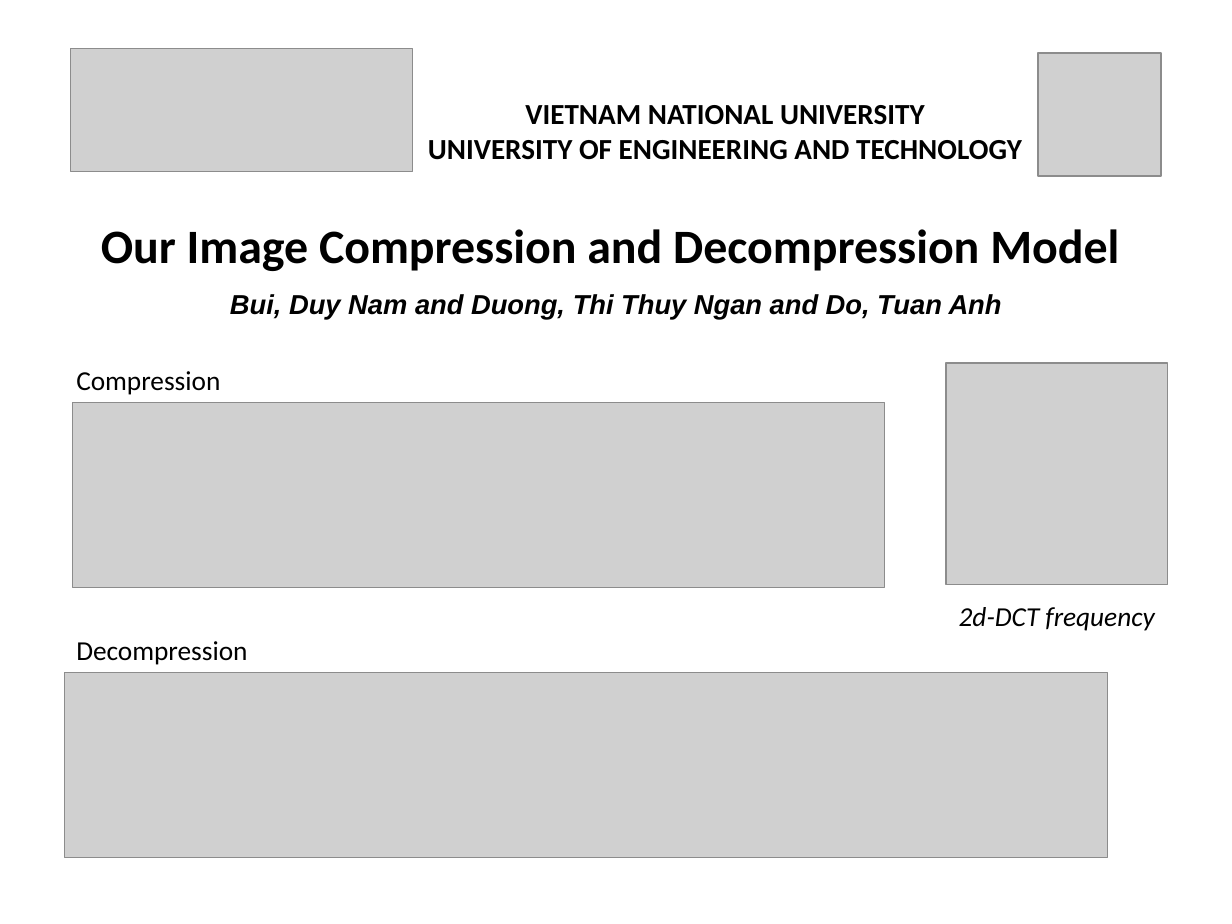
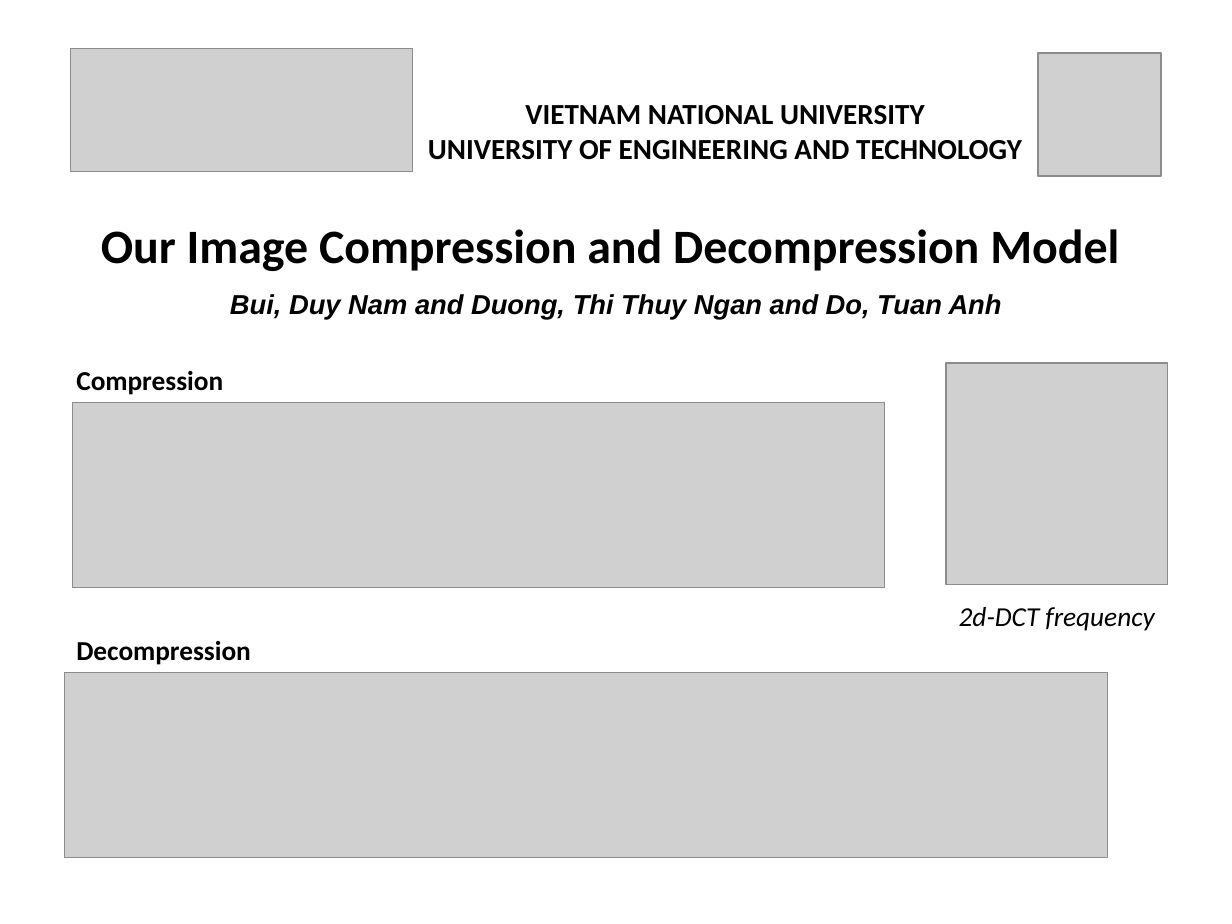
Before and after one commit to duynamrcv/image_compressor, a slide deck: slide 1 of doc/image_compressor.pptx. Drawn at 1232x924 pixels with LibreOffice and Linux fonts; fonts in the diff are those of the drawing; grey boxes stand for pictures. Boxes give left, top, right and bottom in pixels: in the first picture for what was removed or moved away, otherwise in the second. Text is boxed around its words. In the diff, an @@ line names an element or a change of style, - is before the commit and + after.

```diff
--- a/doc/image_compressor.pptx
+++ b/doc/image_compressor.pptx
@@ text "Compression" at [76, 371, 223, 395]: bold on @@
@@ text "Decompression" at [76, 641, 251, 665]: bold on @@
```
Also in this commit, not shown: 1 other slide changed.
